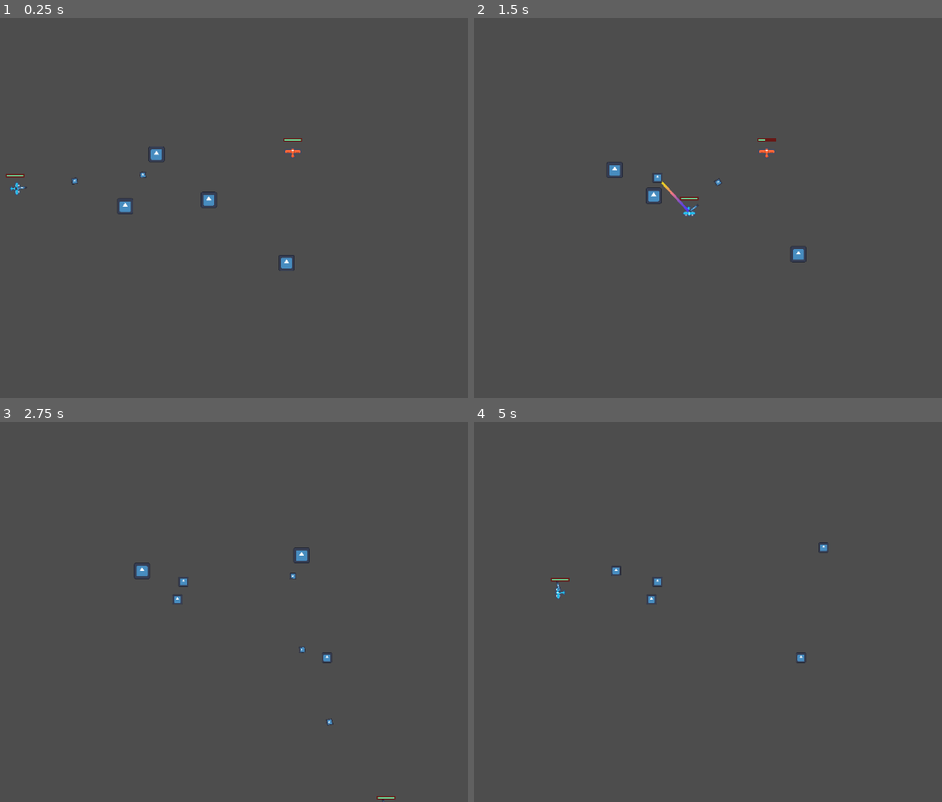
Above: before the commit, frames 1-4 (two rows, left to right).
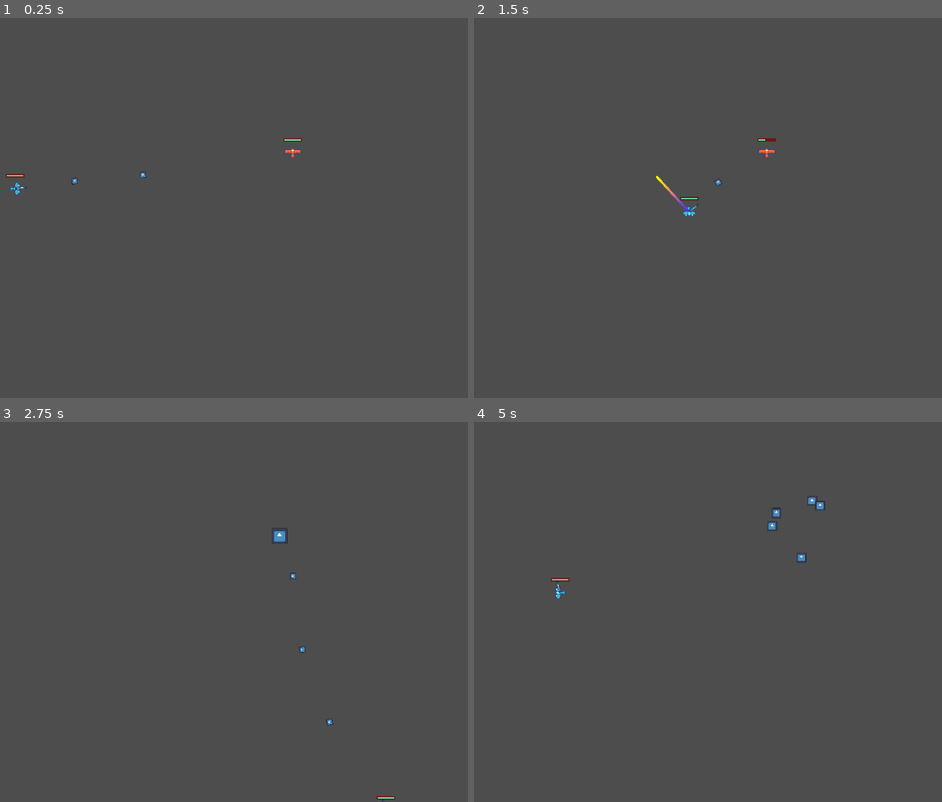
Above: after the commit, the same moments.

Repository: cgorto/astrium
Game: Godot game, scene res://_test_scene.tscn
Same seed, same stepped clock (60 frames per second), same inputs: the game is played once before the commit and once after it. The engine's default icon, where the game draws it, is replaced by a stand-in: a white triangle on a blue panel in a dark square.
Inputs (mouse positions are in pixels of both pictures, inside the frame that each line leads up to):
- Up to frame 1 (0.25 s): no input
- Up to frame 2 (1.5 s): move the mouse to (605, 189) at 0.52 s; hold D (move_right) 0.53-1.28 s; click (605, 189) at 0.67 s; move the mouse to (656, 177) at 1.27 s; hold S (move_down) from 1.28 s (still down); click (656, 177) at 1.42 s
- Up to frame 3 (2.75 s): tap Enter at 2 s; move the mouse to (327, 657) at 2.02 s; release S (move_down) at 2.03 s; hold D (move_right) from 2.03 s (still down); click (327, 657) at 2.17 s
- Up to frame 4 (5 s): move the mouse to (778, 555) at 2.77 s; release D (move_right) at 2.78 s; hold W (move_up) 2.78-3.53 s; click (778, 555) at 2.92 s; move the mouse to (853, 669) at 3.52 s; hold A (move_left) from 3.53 s (still down); move the mouse to (outside the picture) at 4.27 s

The runs differ from the first frame. In frame 1, 0.4% of the frame differs, in the area x 25-63%, y 33-67%; in frame 2, 0.3%; in frame 3, 0.4%, in the area x 28-71%, y 27-64%; in frame 4, 0.4%.

Commit message:
changed to general on death drop

Diff:
--- a/_test_scene.tscn
+++ b/_test_scene.tscn
@@ -1,9 +1,8 @@
-[gd_scene load_steps=5 format=3 uid="uid://cfx38vly7kjfg"]
+[gd_scene load_steps=4 format=3 uid="uid://cfx38vly7kjfg"]
 
 [ext_resource type="PackedScene" uid="uid://cosksya8rw27g" path="res://scenes/game_object/player/player.tscn" id="1_47bue"]
 [ext_resource type="PackedScene" uid="uid://bmvf1i0fup5ch" path="res://scenes/game_object/weapon/gun.tscn" id="2_uv2pj"]
 [ext_resource type="PackedScene" uid="uid://cwegtty4ubuew" path="res://scenes/game_object/basic_enemy/basic_enemy.tscn" id="3_1ie58"]
-[ext_resource type="PackedScene" uid="uid://dlhs5usxgosa1" path="res://scenes/game_object/last_hit_orb/last_hit_orb.tscn" id="4_q6riv"]
 
 [node name="TestScene" type="Node"]
 
@@ -14,15 +13,3 @@
 
 [node name="BasicEnemy" parent="." instance=ExtResource("3_1ie58")]
 position = Vector2(777, 230)
-
-[node name="LastHitOrb" parent="." instance=ExtResource("4_q6riv")]
-position = Vector2(473, 365)
-
-[node name="LastHitOrb2" parent="." instance=ExtResource("4_q6riv")]
-position = Vector2(512, 204)
-
-[node name="LastHitOrb3" parent="." instance=ExtResource("4_q6riv")]
-position = Vector2(721, 428)
-
-[node name="LastHitOrb4" parent="." instance=ExtResource("4_q6riv")]
-position = Vector2(669, 315)
--- a/scenes/component/gold_drop_component.gd
+++ b/scenes/component/drop_on_death_component.gd
@@ -1,9 +1,10 @@
-extends Node
+class_name DropOnDeathComponent extends Node
 
 @export var value: int = 1
 @export_range(0,1) var drop_percent: float = 0.5
-@export var health_component: Node
+@export var health_component: HealthComponent
 @export var gold_scene: PackedScene
+@export var multi_drop: bool = false
 
 func _ready() -> void:
 	(health_component as HealthComponent).died.connect(on_died)
@@ -21,7 +22,10 @@
 		return
 
 	var spawn_position: Vector2 = (owner as Node2D).global_position
-	var gold_instance: Node2D = gold_scene.instantiate() as Node2D
-	var entities_layer: Node = get_tree().current_scene #Maybe make this an autoload idk
-	entities_layer.add_child(gold_instance)
-	gold_instance.global_position = spawn_position
+	var multi_drop_loop: int = 5 if multi_drop else 1
+	var entities_layer: Node = get_tree().current_scene
+	for i in range(multi_drop_loop):
+
+		var gold_instance: Node2D = gold_scene.instantiate() as Node2D
+		entities_layer.add_child(gold_instance)
+		gold_instance.global_position = spawn_position + Vector2.RIGHT.rotated(randf()*TAU) * 50
--- /dev/null
+++ b/scenes/component/drop_on_death_component.tscn
@@ -0,0 +1,6 @@
+[gd_scene load_steps=2 format=3 uid="uid://3m23b2v7bw1k"]
+
+[ext_resource type="Script" path="res://scenes/component/drop_on_death_component.gd" id="1_w8egl"]
+
+[node name="DropOnDeathComponent" type="Node"]
+script = ExtResource("1_w8egl")
--- a/scenes/component/gold_drop_component.tscn
+++ /dev/null
@@ -1,6 +0,0 @@
-[gd_scene load_steps=2 format=3 uid="uid://3m23b2v7bw1k"]
-
-[ext_resource type="Script" path="res://scenes/component/gold_drop_component.gd" id="1_ynq6o"]
-
-[node name="GoldDropComponent" type="Node"]
-script = ExtResource("1_ynq6o")
--- a/scenes/game_object/basic_enemy/basic_enemy.tscn
+++ b/scenes/game_object/basic_enemy/basic_enemy.tscn
@@ -2,7 +2,7 @@
 
 [ext_resource type="PackedScene" uid="uid://dmtst8fnji83l" path="res://scenes/component/health_component.tscn" id="1_1t0vd"]
 [ext_resource type="Script" path="res://scenes/game_object/basic_enemy/basic_enemy.gd" id="1_m3ob5"]
-[ext_resource type="PackedScene" uid="uid://3m23b2v7bw1k" path="res://scenes/component/gold_drop_component.tscn" id="2_0x4hd"]
+[ext_resource type="PackedScene" uid="uid://3m23b2v7bw1k" path="res://scenes/component/drop_on_death_component.tscn" id="2_0x4hd"]
 [ext_resource type="PackedScene" uid="uid://bg3se6ow6a6si" path="res://scenes/component/velocity_component.tscn" id="3_qc8h4"]
 [ext_resource type="PackedScene" uid="uid://dlhs5usxgosa1" path="res://scenes/game_object/last_hit_orb/last_hit_orb.tscn" id="4_8uwfm"]
 [ext_resource type="PackedScene" uid="uid://c7rtcedycu7kt" path="res://scenes/component/hurtbox_component.tscn" id="4_moee5"]
@@ -20,7 +20,7 @@
 [node name="HealthComponent" parent="." instance=ExtResource("1_1t0vd")]
 max_health = 200
 
-[node name="GoldDropComponent" parent="." node_paths=PackedStringArray("health_component") instance=ExtResource("2_0x4hd")]
+[node name="DropOnDeathComponent" parent="." node_paths=PackedStringArray("health_component") instance=ExtResource("2_0x4hd")]
 drop_percent = 1.0
 health_component = NodePath("../HealthComponent")
 gold_scene = ExtResource("4_8uwfm")
--- a/scenes/game_object/gold/gold.tscn
+++ b/scenes/game_object/gold/gold.tscn
@@ -7,6 +7,7 @@
 [sub_resource type="CircleShape2D" id="CircleShape2D_cb71g"]
 
 [node name="Gold" type="Area2D"]
+collision_layer = 8
 script = ExtResource("1_fkleu")
 
 [node name="CollisionShape2D" type="CollisionShape2D" parent="."]
--- a/scenes/game_object/last_hit_orb/last_hit_orb.gd
+++ b/scenes/game_object/last_hit_orb/last_hit_orb.gd
@@ -22,7 +22,7 @@
 	lifetime = randf_range(2,4)
 	initial_speed = randf_range(150,250)
 	friction = randf_range(5,15)
-	velocity_component.velocity = Vector2.RIGHT.rotated(randf()*2*PI)*initial_speed
+	velocity_component.velocity = Vector2.RIGHT.rotated(randf()*TAU)*initial_speed
 
 func _physics_process(delta: float) -> void:
 	velocity_component.move(self)
--- a/scenes/game_object/last_hit_orb/last_hit_orb.tscn
+++ b/scenes/game_object/last_hit_orb/last_hit_orb.tscn
@@ -4,7 +4,7 @@
 [ext_resource type="Script" path="res://scenes/game_object/last_hit_orb/last_hit_orb.gd" id="1_t43fb"]
 [ext_resource type="PackedScene" uid="uid://dmtst8fnji83l" path="res://scenes/component/health_component.tscn" id="2_1rge2"]
 [ext_resource type="PackedScene" uid="uid://wxellcjqsidr" path="res://scenes/game_object/gold/gold.tscn" id="4_ehtn0"]
-[ext_resource type="PackedScene" uid="uid://3m23b2v7bw1k" path="res://scenes/component/gold_drop_component.tscn" id="4_o0lko"]
+[ext_resource type="PackedScene" uid="uid://3m23b2v7bw1k" path="res://scenes/component/drop_on_death_component.tscn" id="4_o0lko"]
 [ext_resource type="Texture2D" uid="uid://kmdyoni6cqu2" path="res://icon.svg" id="6_5c26e"]
 
 [sub_resource type="CircleShape2D" id="CircleShape2D_y8a4b"]
@@ -17,10 +17,11 @@
 [node name="HealthComponent" parent="." instance=ExtResource("2_1rge2")]
 max_health = 1
 
-[node name="GoldDropComponent" parent="." node_paths=PackedStringArray("health_component") instance=ExtResource("4_o0lko")]
+[node name="DropOnDeathComponent" parent="." node_paths=PackedStringArray("health_component") instance=ExtResource("4_o0lko")]
 drop_percent = 1.0
 health_component = NodePath("../HealthComponent")
 gold_scene = ExtResource("4_ehtn0")
+multi_drop = true
 
 [node name="VelocityComponent" parent="." instance=ExtResource("1_dut1u")]
 max_speed = 400
--- a/scenes/game_object/player/player.tscn
+++ b/scenes/game_object/player/player.tscn
@@ -18,6 +18,7 @@
 [sub_resource type="CircleShape2D" id="CircleShape2D_uojid"]
 
 [sub_resource type="CircleShape2D" id="CircleShape2D_2vbv2"]
+radius = 150.0
 
 [node name="Player" type="CharacterBody2D" groups=["player"]]
 motion_mode = 1
